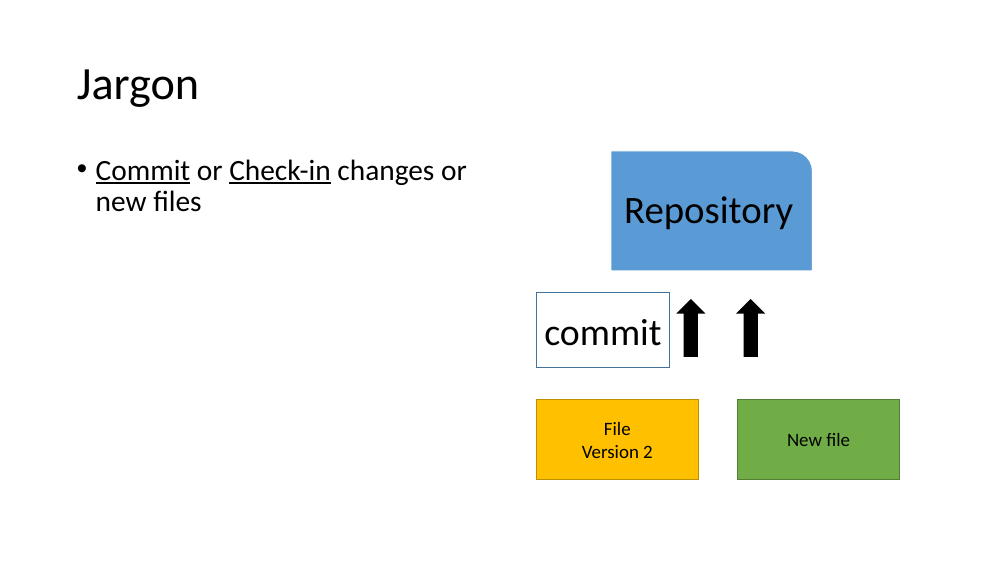
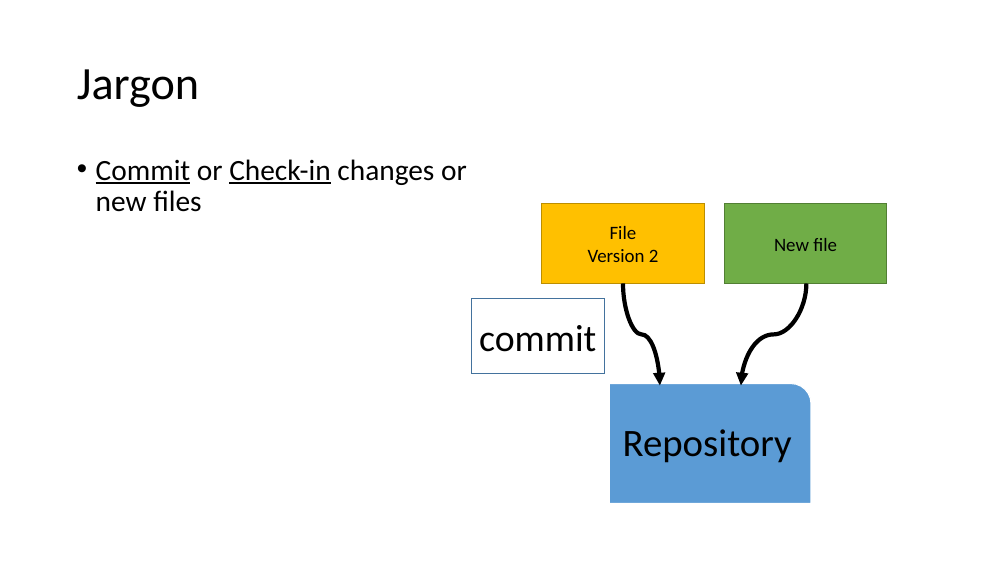
Before and after one commit to vegfetch/talk, a slide deck: slide 20 of cf_version_control_systems.pptx (slide 17 before the commit). Drawn at 1008x567 pixels with LibreOffice and Linux fonts; fonts in the diff are those of the drawing. Boxes give left, top, right and bottom in pixels: in the first picture for what was removed or moved away, otherwise in the second. Text is boxed around its words. In the diff, an @@ line names an element or a change of style, - is before the commit and + after.

```diff
--- a/cf_version_control_systems.pptx
+++ b/cf_version_control_systems.pptx
@@ rectangle "File": place and size @@
-rectangle "File" at [536, 399, 699, 479]
+rectangle "File" at [542, 203, 705, 284]
@@ rectangle "New file": place and size @@
-rectangle "New file" at [738, 399, 901, 479]
+rectangle "New file" at [724, 203, 887, 284]
@@ rectangle "commit": place and size @@
-rectangle "commit" at [536, 293, 670, 368]
+rectangle "commit" at [471, 299, 605, 374]
@@ curved arrow added from (623, 284) to (660, 386), #000000 4 pt @@
@@ curved arrow added from (807, 284) to (741, 386), #000000 4 pt @@
@@ up arrow removed at [678, 300, 704, 357] @@
@@ up arrow removed at [738, 300, 765, 357] @@
@@ text "Repository": place and size @@
-text "Repository" at [624, 196, 793, 230]
+text "Repository" at [623, 429, 792, 463]
@@ round rect: place and size @@
-round rect at [611, 151, 813, 271]
+round rect at [609, 383, 811, 504]
```
Also in this commit, not shown: 1 other slide changed, 5 slides added, 2 slides removed, 1 other file.
